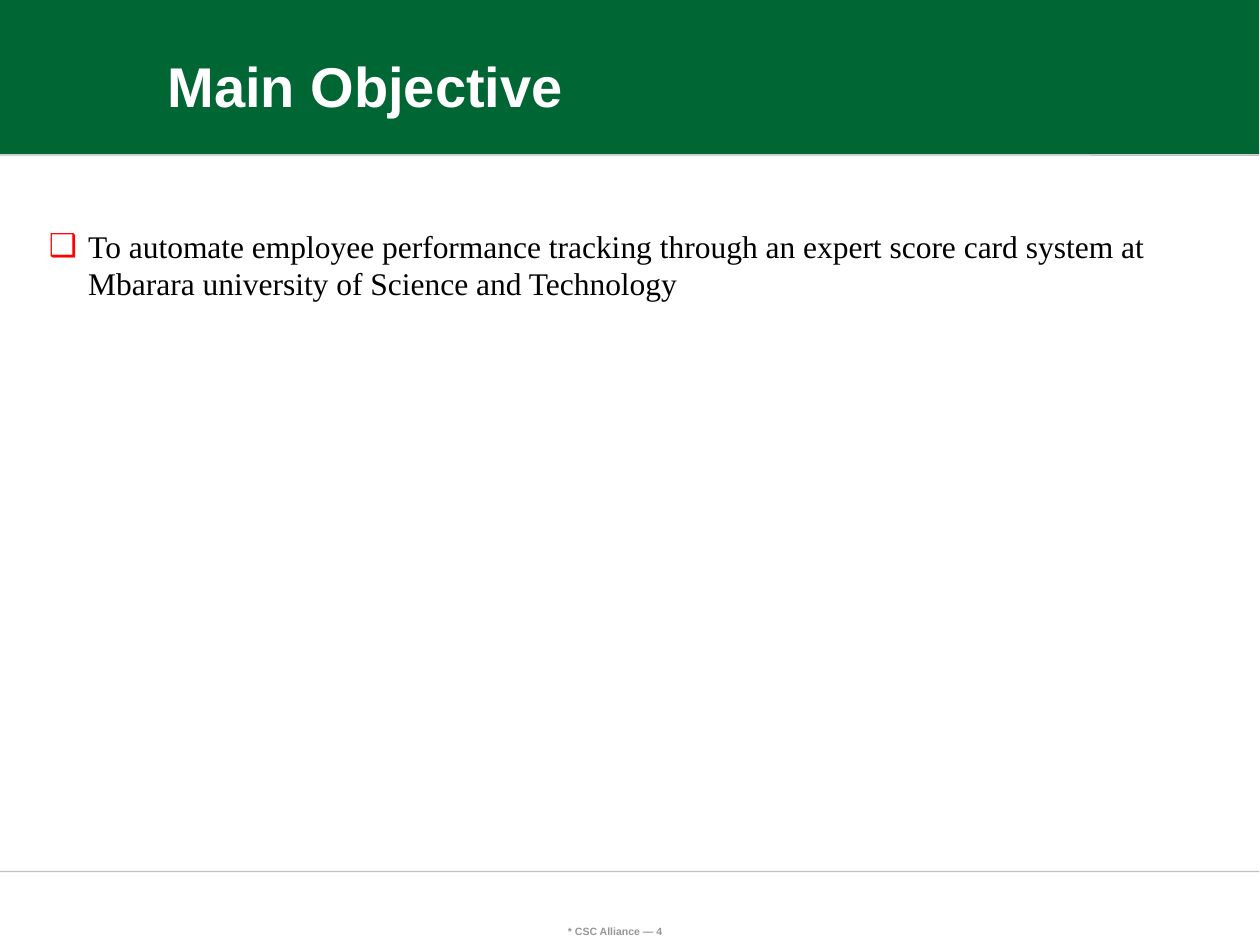
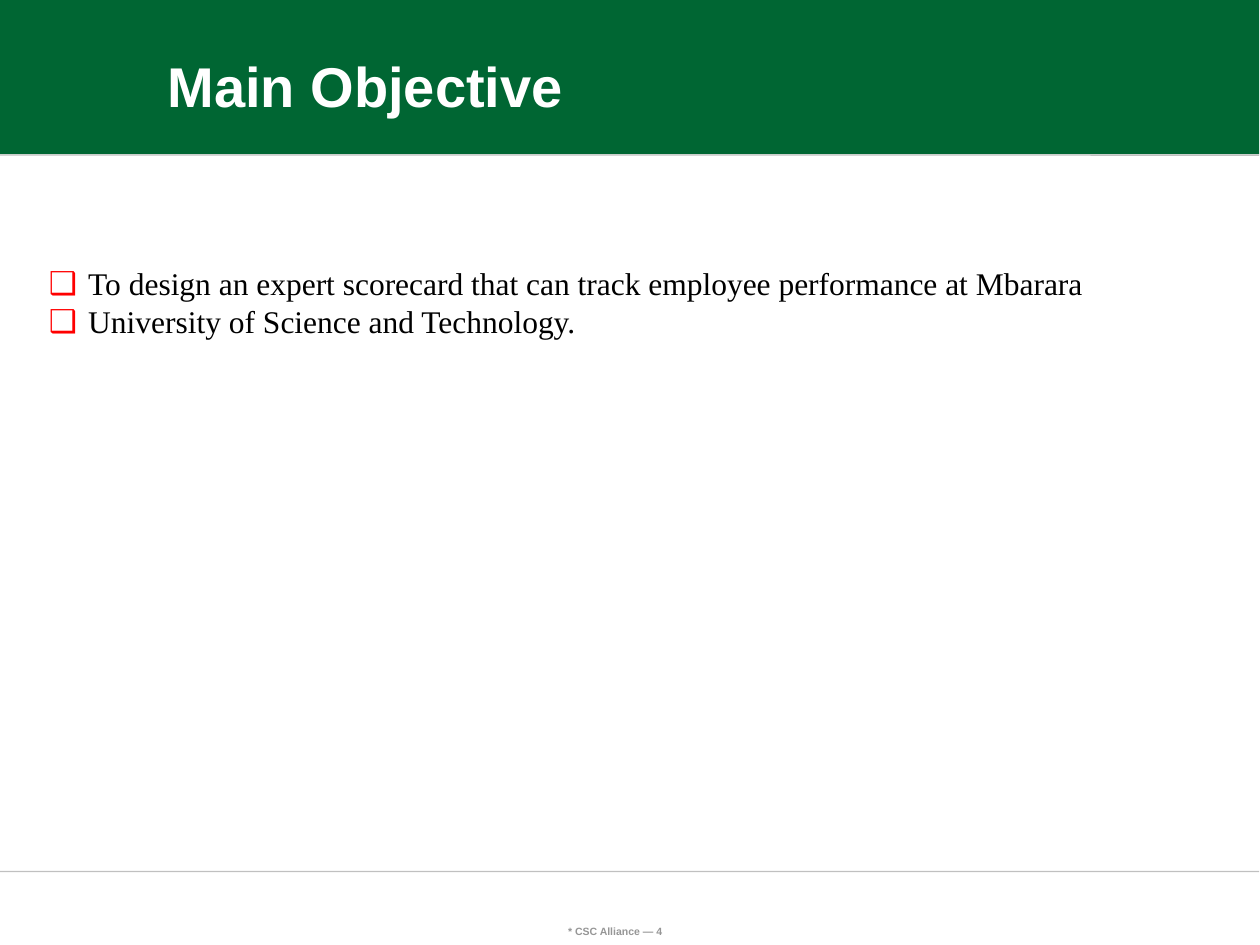
Before and after one commit to ISAMEL-B/EMPLOYEE-TRACKING-SYSTEM, a slide deck: slide 4 of group 7.pptx. Drawn at 1260x945 pixels with LibreOffice and Linux fonts; fonts in the diff are those of the drawing; background and template pictures are left out. Boxes give left, top, right and bottom in pixels: in the first picture for what was removed or moved away, otherwise in the second. Text is boxed around its words. In the diff, an @@ line names an element or a change of style, - is before the commit and + after.

Commit message:
added updated version of the presentation slides

```diff
--- a/group 7.pptx
+++ b/group 7.pptx
@@ text at bbox=[88, 273, 1083, 340]: text changed @@
-❑ To automate employee performance tracking through an expert score card system at Mbarara university of Science and Technology
+❑ To design an expert scorecard that can track employee performance at Mbarara
+❑ University of Science and Technology.
```
Also in this commit, not shown: 6 other slides changed.
